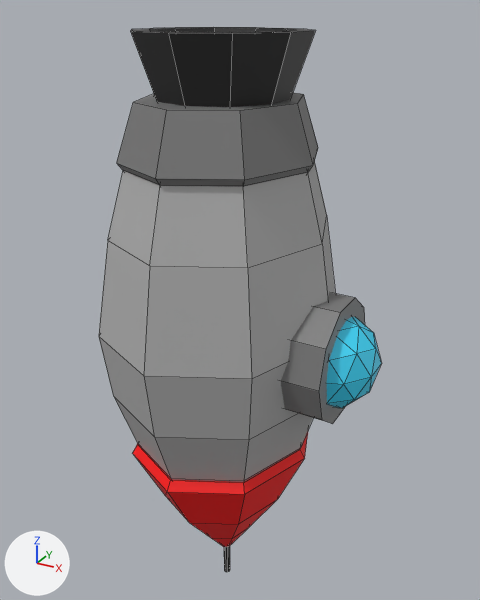
What one commit did to the Blender file 3D Models/rocket.blend.
Before and after are seen from a camera (50 mm lens) standing at (3.65, -7.79, 4.47) and looking at (-0.78, 0.25, 0.46). Lighting does not change. The marker at lower left points along +X, +Y and +Z. Mesh edges are drawn as thin lines.

Objects in the first picture: 'Rocket Joined'.
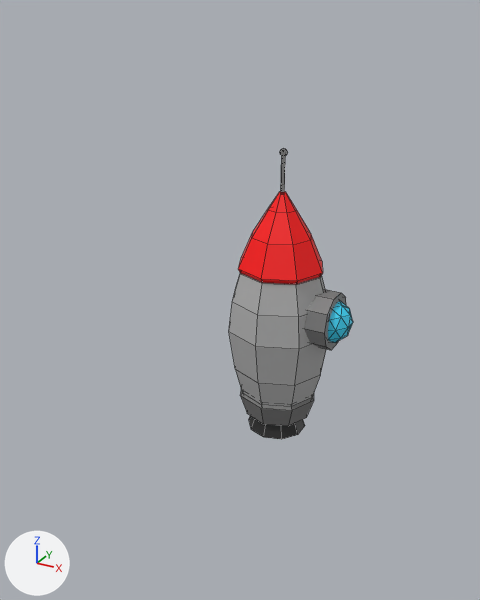
Commit message: Updated Rocket Model

Diff of the bpy script that builds the scene:
```diff
--- a/3D Models/rocket.blend.py
+++ b/3D Models/rocket.blend.py
@@ me_cylinder_012 @@
 # used by ob_rocket_joined; location = (0.0, 0.0, 0.0); rotation_euler = (0.0, -1.571, 0.0), in degrees (0, -90, 0)
-me_cylinder_012.from_pydata(...)  # 300 vertices, 326 faces; spans x -4.76..4.22, y -2.02..2.02, z -1.47..2.62
+me_cylinder_012.from_pydata(...)  # 300 vertices, 326 faces; spans x -0.76..1.06, y -0.72..0.72, z -1.33..2.83
+# me_cylinder_012 part 1: the loose piece of 72 vertices spanning x -3.81..3.27, y -2.02..2.02, z -0.81..2.62 is multiplied about its middle by the matrix ((0.0, 0.0, 0.446), (0.0, 0.357, 0.0), (-0.446, 0.0, 0.0)), then moved by (0.27, 0.0, -0.36)
+# me_cylinder_012 part 2: the loose piece of 42 vertices spanning x 0.84..1.07, y -0.11..0.11, z 0.8..1.01 is turned 90 degrees about the y axis through its middle and scaled by 2.81, then moved by (-0.19, 0.0, -0.33), in mat_material_004 (cyan #3ddbff)
+# me_cylinder_012 part 3: the loose piece of 40 vertices spanning x -4.12..-1.68, y -1.65..1.65, z -0.49..2.3 is multiplied about its middle by the matrix ((0.0, 0.0, 0.446), (0.0, 0.357, 0.0), (-0.446, 0.0, 0.0)), then moved by (2.9, 0.0, 0.82)
+# me_cylinder_012 part 4: a new loose piece, a 10-sided cylinder along x spanning x -0.04..0.85, y -0.4..0.4, z 0.19..0.96, in mat_material_003 (grey #797979)
+# me_cylinder_012 part 5: a new loose piece, a 10-sided cylinder along z spanning x -0.022..0.022, y -0.023..0.023, z 2.152..2.751, in mat_material_006 (black #000000)
+# me_cylinder_012 part 6: the loose piece of 40 vertices spanning x 3.07..4.22, y -1.18..1.18, z -0.22..2.02 is turned 90 degrees about the y axis through its middle and scaled by 0.368, then moved by (-3.64, 0.0, -2.02)
+# me_cylinder_012 part 7: the loose piece of 42 vertices spanning x -0.71..0.69, y -0.7..0.7, z -1.47..-0.14 is turned 90 degrees about the y axis through its middle and scaled by 0.0707, then moved by (0.01, 0.0, 3.58), in mat_material_008 (black #000000)
+# me_cylinder_012 part 8: a new loose piece of 24 vertices spanning x -0.59..0.59, y -0.55..0.55, z -1.09..-0.68, in mat_material_005 (grey #797979)
+# me_cylinder_012 part 9: the loose piece of 24 vertices spanning x 2.49..3.4, y -1.55..1.55, z -0.41..2.22 is deleted
+# me_cylinder_012 part 10: the loose piece of 20 vertices spanning x -4.76..-3.42, y -0.05..0.05, z 0.85..0.95 is deleted
+# me_cylinder_012 part 11
+# 20 vertices are removed from x -0.86..0.86, y -0.9..0.9, z -1.0..1.0
+# 12 faces are deleted
 me_cylinder_012.materials.append(mat_material_003)
@@ ob_rocket_joined @@
 ob_rocket_joined.location = (0.0, 0.0, 0.0)
-ob_rocket_joined.rotation_euler = (0.0, -1.571, 0.0)  # degrees (0, -90, 0)
```

Where the change shows, as pixel boxes (x1, y1, x2, y2) in the pictures (480 x 600 px; the box of a moved part takes in the faces that stretch with it):
'Rocket Joined', reshaped, turned
    before: (99, 27, 381, 572)
    after: (229, 148, 353, 439)
part 1 of me_cylinder_012, moved or reshaped
    before: (99, 161, 335, 482)
    after: (229, 273, 326, 407)
part 2 of me_cylinder_012, moved or reshaped (not visible before)
    after: (328, 301, 353, 343)
part 3 of me_cylinder_012, moved or reshaped
    before: (133, 432, 308, 547)
    after: (238, 191, 323, 284)
part 4 of me_cylinder_012, added
    after: (304, 289, 346, 350)
part 5 of me_cylinder_012, added
    after: (281, 156, 285, 192)
part 6 of me_cylinder_012, moved or reshaped
    before: (131, 27, 316, 107)
    after: (249, 416, 305, 439)
part 7 of me_cylinder_012, moved or reshaped
    before: (326, 317, 381, 408)
    after: (280, 148, 287, 156)
part 8 of me_cylinder_012, added
    after: (240, 390, 314, 426)
part 9 of me_cylinder_012, deleted
    before: (117, 93, 318, 187)
part 10 of me_cylinder_012, deleted
    before: (224, 546, 230, 572)
part 11 of me_cylinder_012, deleted
    before: (281, 292, 365, 423)
